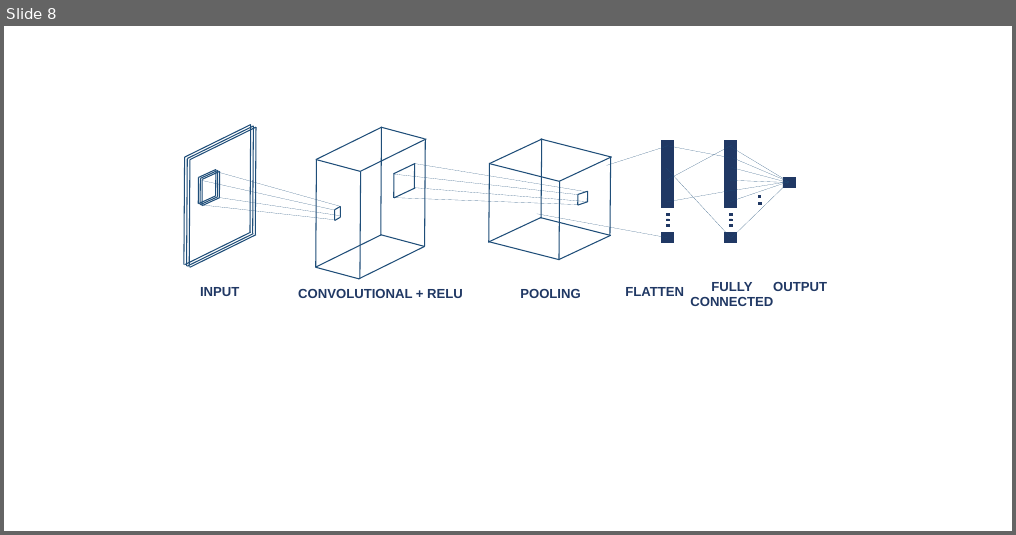
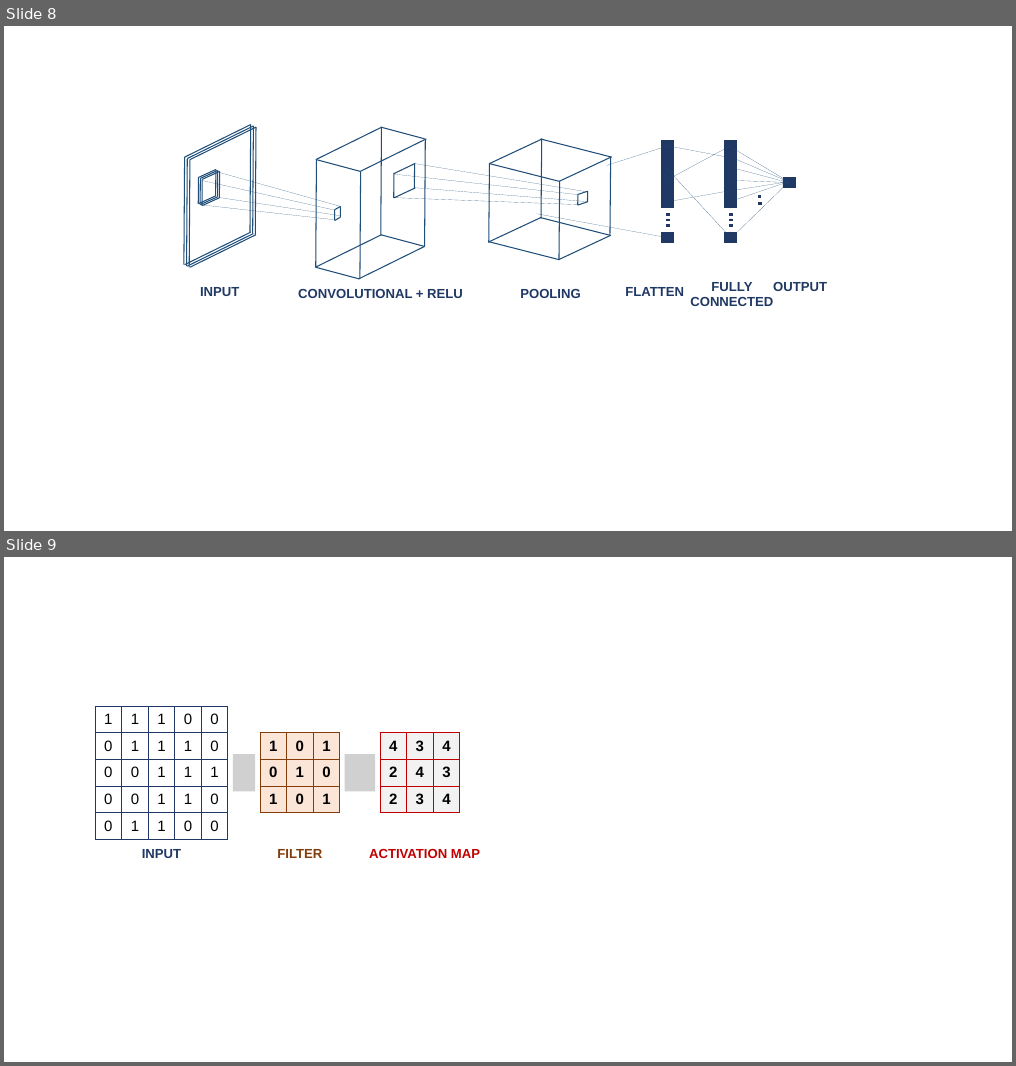
Before and after one commit to hvdthong/Just-in-time-DF-paper, a slide deck: figs/figures.pptx. Shown one above the other, each under a label of ours: slide 8 before the commit, slides 8 and 9 after it. The pictures are 1016x535 and 1016x1066 pixels, drawn with LibreOffice and Linux fonts; fonts in the diff are those of the drawing; grey boxes stand for pictures; background and template pictures are left out. Boxes give left, top, right and bottom in pixels: in the first picture for what was removed or moved away, otherwise in the second. Text is boxed around its words. In the diff, an @@ line names an element or a change of style, - is before the commit and + after.

```diff
--- a/figs/figures.pptx
+++ b/figs/figures.pptx
@@ slide 9 added at <box>4,557,1012,1062</box>, background #FFFFFF @@
@@ table added at <box>95,706,228,839</box>, 5 rows, 5 columns @@
+1 | 1 | 1 | 0 | 0
+0 | 1 | 1 | 1 | 0
+0 | 0 | 1 | 1 | 1
+0 | 0 | 1 | 1 | 0
+0 | 1 | 1 | 0 | 0
@@ table added at <box>260,733,340,812</box>, 3 rows, 3 columns @@
+1 | 0 | 1
+0 | 1 | 0
+1 | 0 | 1
@@ table added at <box>380,733,460,812</box>, 3 rows, 3 columns @@
+4 | 3 | 4
+2 | 4 | 3
+2 | 3 | 4
@@ picture added at <box>233,754,255,792</box> @@
@@ picture added at <box>345,754,375,792</box> @@
@@ text added at <box>142,849,181,858</box>, 28 pt, text #203864, bold @@
+INPUT
@@ text added at <box>277,849,322,858</box>, 28 pt, text #843C0B, bold @@
+FILTER
@@ text added at <box>369,849,480,858</box>, 28 pt, text #C00000, bold @@
+ACTIVATION MAP
```
Also in this commit, not shown: 2 other files.
